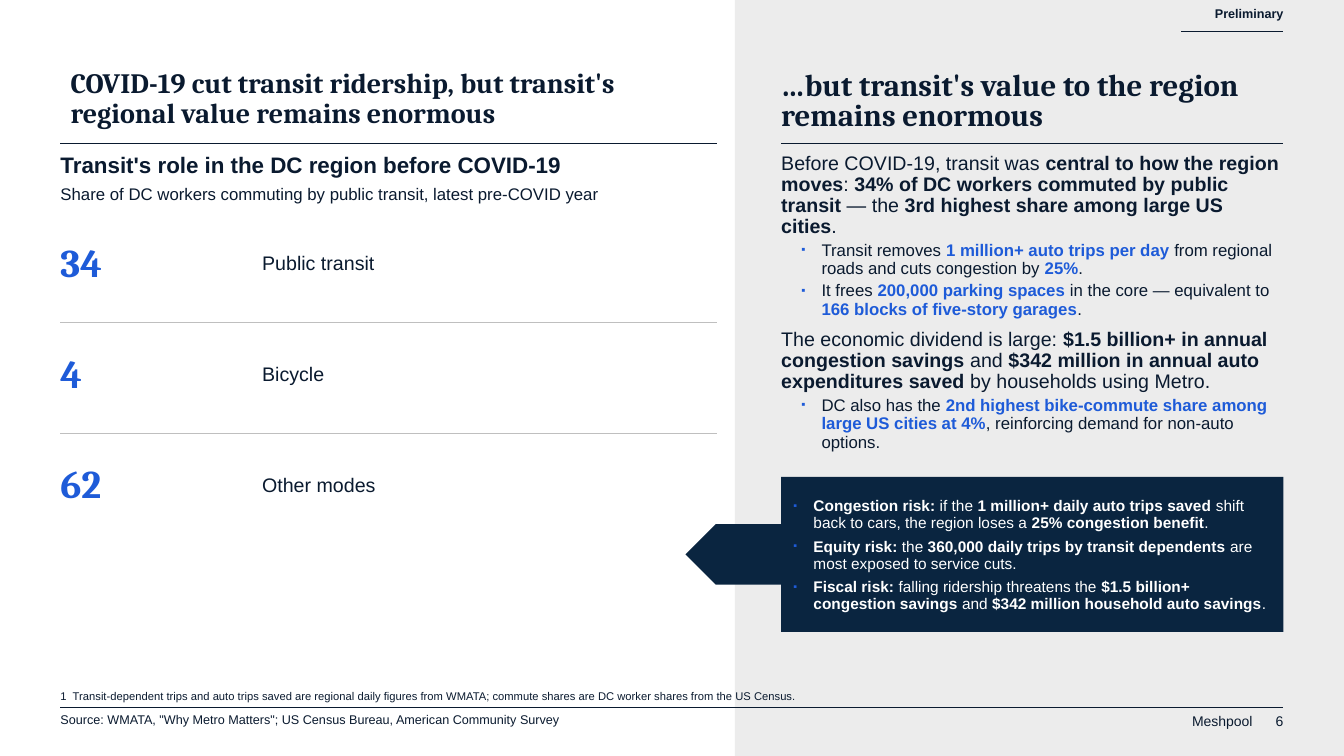
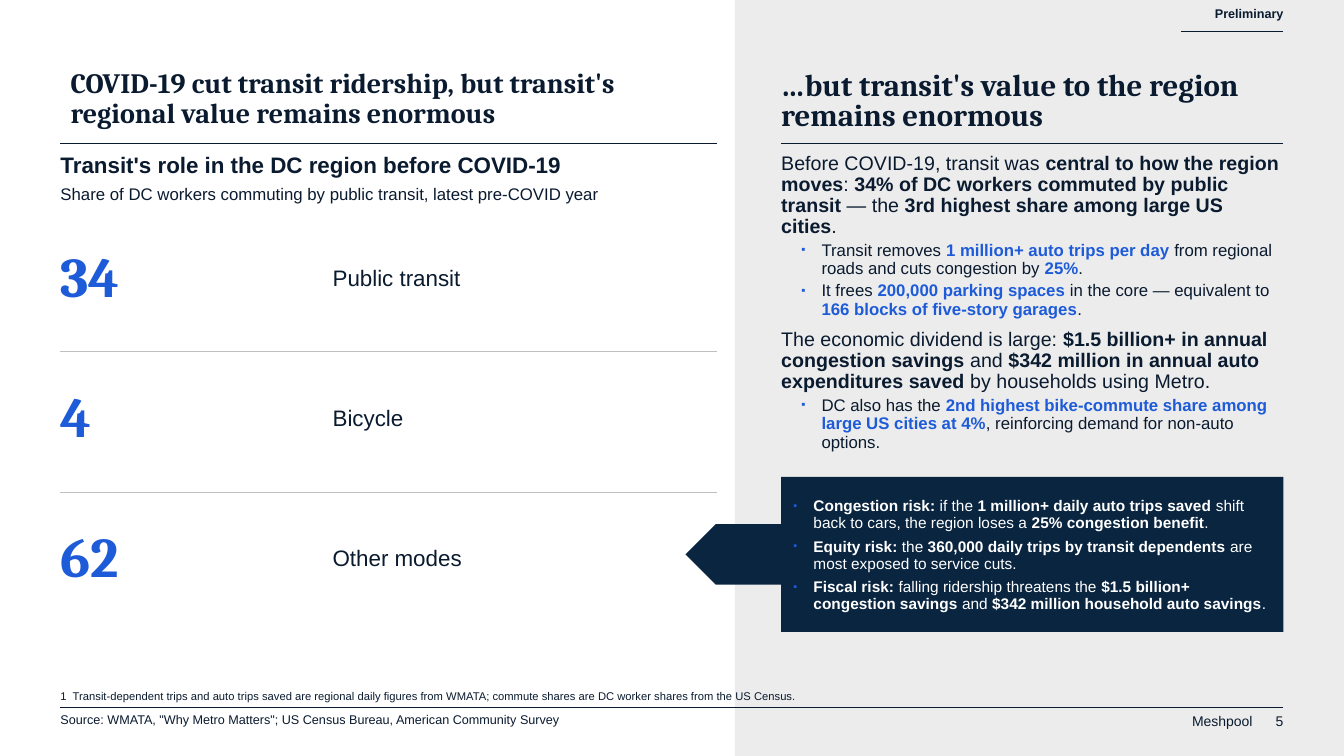
Before and after one commit to hamzaaziada/meshpool-harness, a slide deck: slide 5 of docs/deck-engine/examples/content_only_dc.pptx (slide 6 before the commit). Drawn at 1344x756 pixels with LibreOffice and Linux fonts; fonts in the diff are those of the drawing. Boxes give left, top, right and bottom in pixels: in the first picture for what was removed or moved away, otherwise in the second. Text is boxed around its words. In the diff, an @@ line names an element or a change of style, - is before the commit and + after.

```diff
--- a/docs/deck-engine/examples/content_only_dc.pptx
+++ b/docs/deck-engine/examples/content_only_dc.pptx
@@ text "Public transit": place and size @@
-text "Public transit" at <box>262,255,374,271</box>
+text "Public transit" at <box>333,269,461,287</box>
@@ text "4": place and size @@
-text "4" at <box>60,361,82,388</box>
+text "4" at <box>60,399,91,437</box>
@@ line moved from (60, 323) - (717, 323) to (60, 352) - (717, 352) @@
@@ text "Bicycle": place and size @@
-text "Bicycle" at <box>262,366,324,385</box>
+text "Bicycle" at <box>333,409,404,431</box>
@@ size 28 to 40 pt; line spacing 30pt to 43pt in 3 elements at <box>60,259,119,298</box>, <box>60,399,91,437</box>, <box>60,539,118,578</box> @@
@@ text "62": place and size @@
-text "62" at <box>60,471,101,499</box>
+text "62" at <box>60,539,118,578</box>
@@ line moved from (60, 434) - (717, 434) to (60, 492) - (717, 492) @@
@@ size 14 to 16 pt; line spacing 15pt to 17.5pt in 3 elements at <box>333,269,461,287</box>, <box>333,409,404,431</box>, <box>333,549,462,567</box> @@
@@ text "Other modes": place and size @@
-text "Other modes" at <box>262,477,376,493</box>
+text "Other modes" at <box>333,549,462,567</box>
@@ text at <box>1192,716,1284,729</box>: text changed @@
-Meshpool 6
+Meshpool 5
```
Also in this commit, not shown: 8 other slides changed, 1 slide removed, 14 other files.
